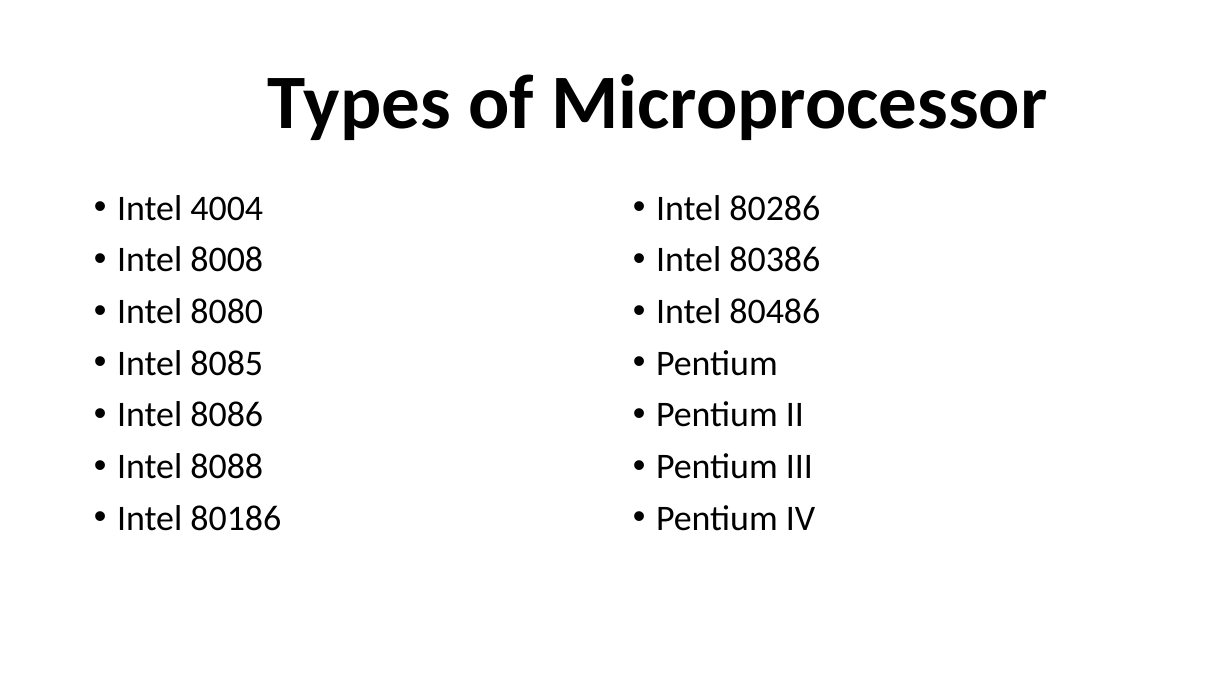
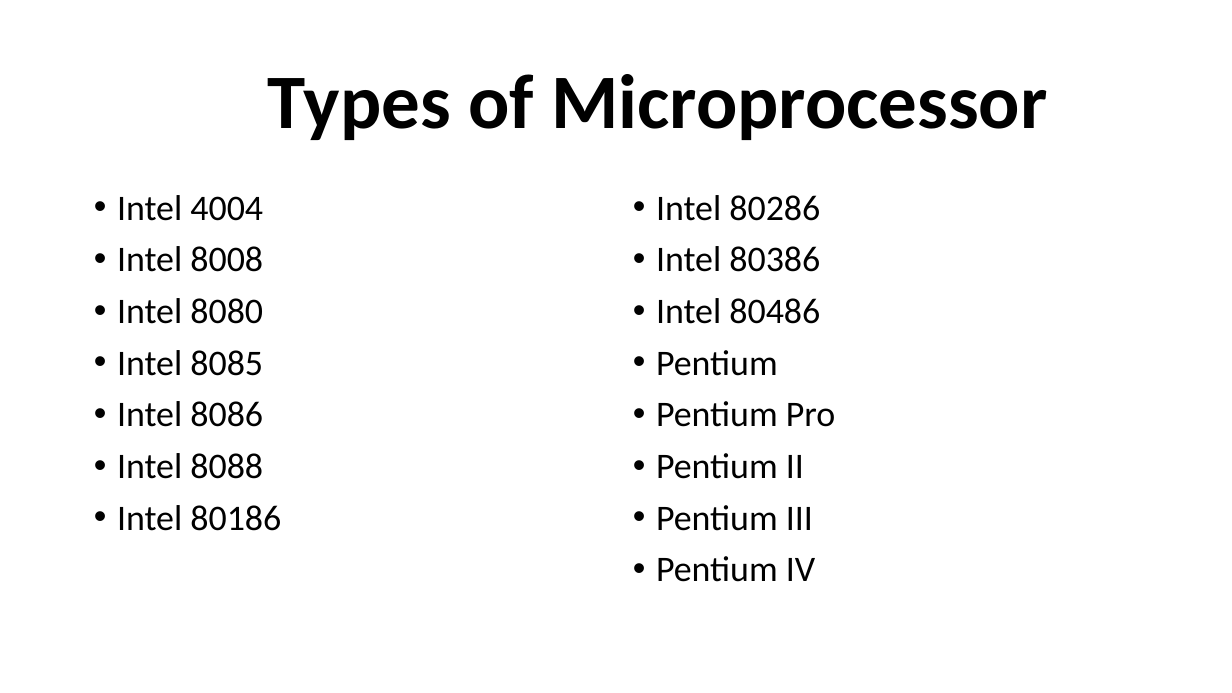
Before and after one commit to MENAGAMM/-JAVA-CODING, a slide deck: slide 2 of Microprocessor.pptx. Drawn at 1232x693 pixels with LibreOffice and Linux fonts; fonts in the diff are those of the drawing. Boxes give left, top, right and bottom in pixels: in the first picture for what was removed or moved away, otherwise in the second. Text is boxed around its words. In the diff, an @@ line names an element or a change of style, - is before the commit and + after.

```diff
--- a/Microprocessor.pptx
+++ b/Microprocessor.pptx
@@ text at (656, 401, 835, 427): paragraph added @@
+• Pentium Pro
```
Also in this commit, not shown: 6 other slides changed, 5 slides added.
